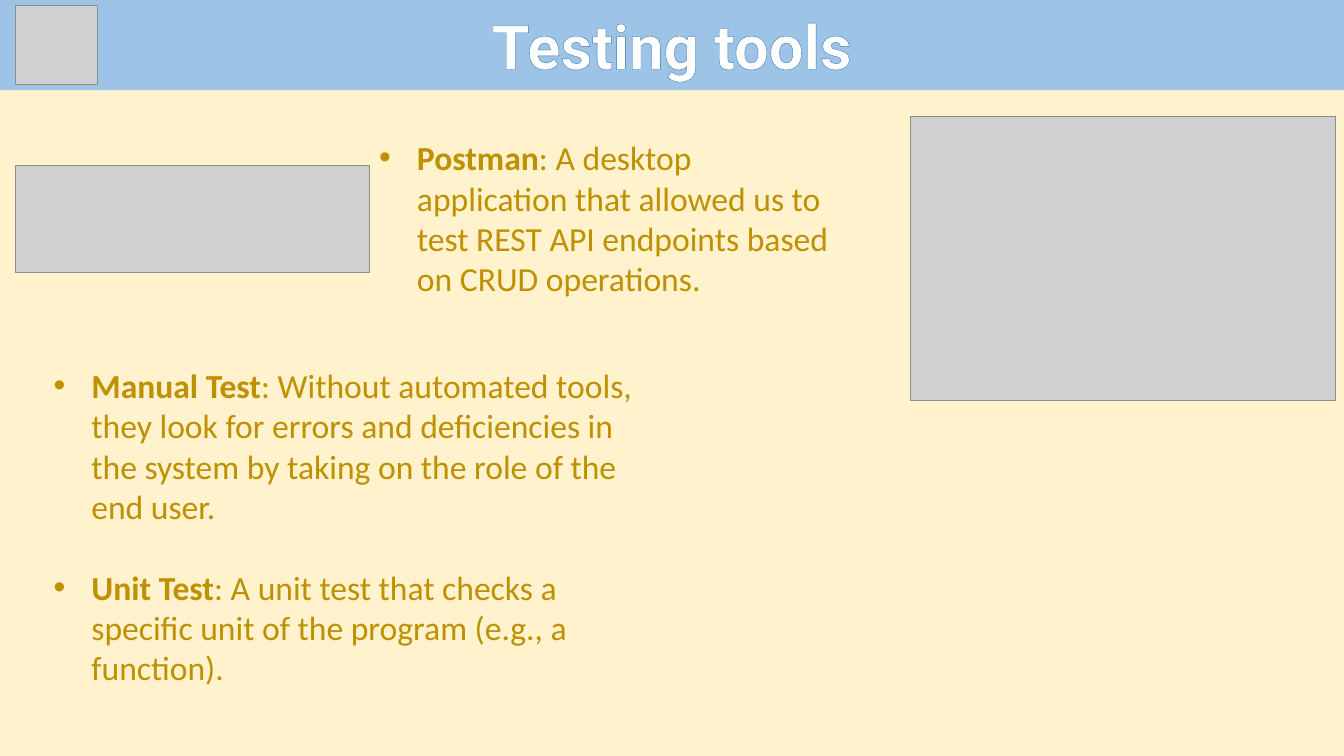
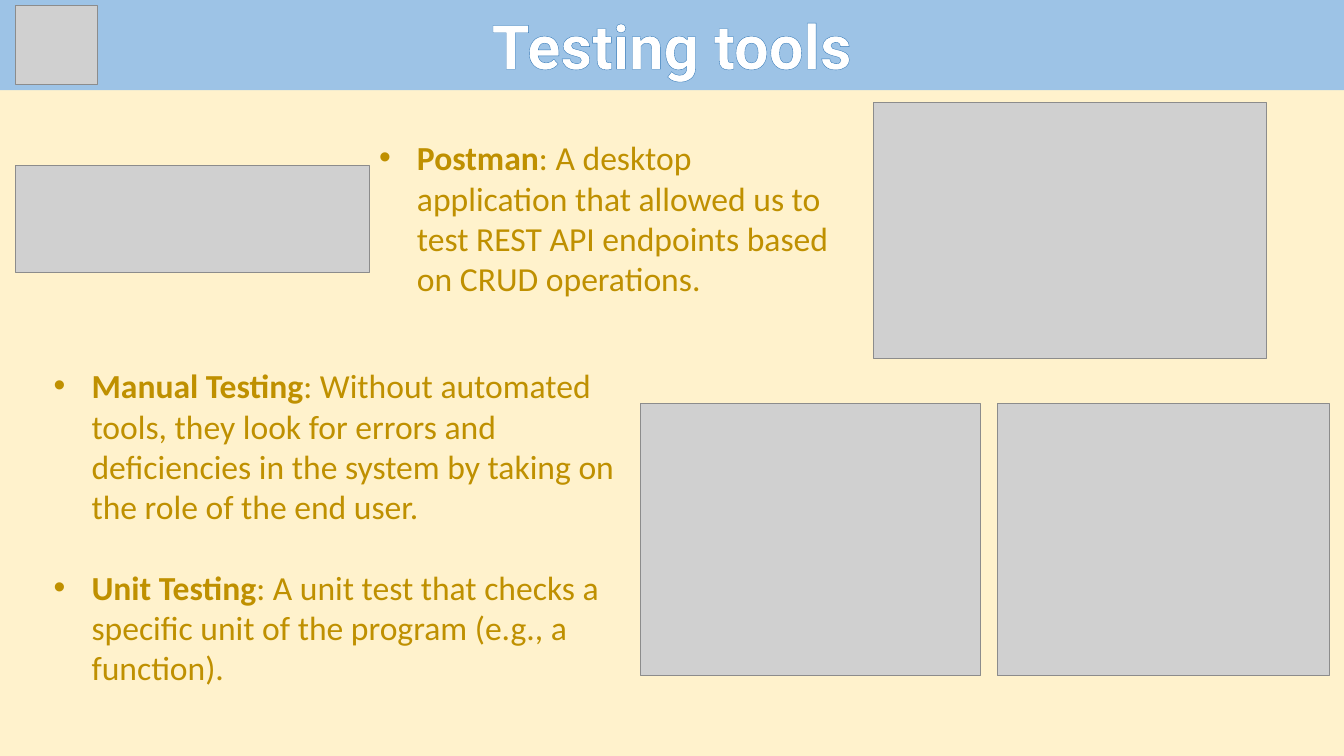
Before and after one commit to Andras-12c/Dozsa-Csarda, a slide deck: slide 9 of VizsgaremekEnglishPP.pptx (slide 8 before the commit). Drawn at 1344x756 pixels with LibreOffice and Linux fonts; fonts in the diff are those of the drawing; grey boxes stand for pictures. Boxes give left, top, right and bottom in pixels: in the first picture for what was removed or moved away, otherwise in the second. Text is boxed around its words. In the diff, an @@ line names an element or a change of style, - is before the commit and + after.

```diff
--- a/VizsgaremekEnglishPP.pptx
+++ b/VizsgaremekEnglishPP.pptx
@@ picture: place and size @@
-picture at [910,117,1336,400]
+picture at [874,103,1267,359]
@@ text at [92,374,614,685]: text changed @@
-• Manual Test: Without automated tools, they look for errors and deficiencies in the system by taking on the role of the end user.
-• Unit Test: A unit test that checks a specific unit of the program (e.g., a function).
+• Manual Testing: Without automated tools, they look for errors and deficiencies in the system by taking on the role of the end user.
+• Unit Testing: A unit test that checks a specific unit of the program (e.g., a function).
@@ picture added at [640,404,981,677] @@
@@ picture added at [997,403,1330,676] @@
```
Also in this commit, not shown: 3 slides added.
